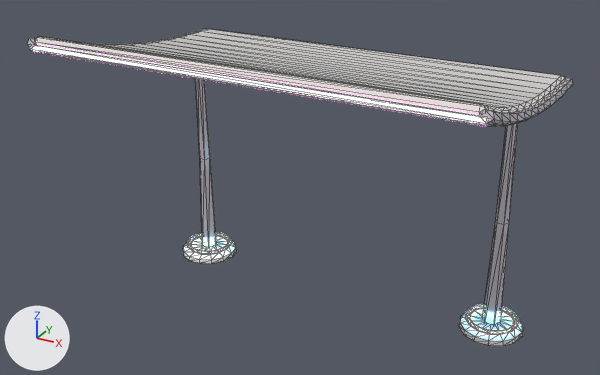
The glTF model public/assets/city/kit_y2k/canopy_curved.glb, before and after one commit.
Rendered twice from a 50 mm lens placed at (4.25, -7.91, 5.76), pointed at (-0.07, -0.06, 1.84). The axes (+X, +Y, +Z) are drawn at lower left. The lights are the same throughout. The older version comes first. Mesh edges are drawn as thin lines. Vertices at exactly the same position are counted once.

Names of what the first picture shows: 'canopy_curved'.
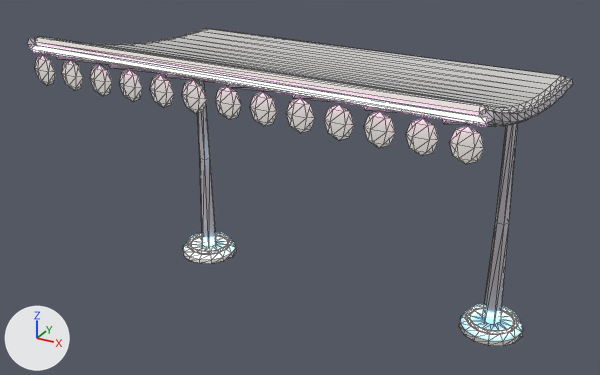
The change, as a list of edits to the scene's bpy script:
```text
Change me_canopy_curved:
    remove me_canopy_curved.from_pydata(...)  # 646 vertices, 1260 faces; spans x -2.56..2.56, y -1.64..1.6, z 0.0..3.67
    add me_canopy_curved.from_pydata(...)  # 1011 vertices, 1910 faces; spans x -2.56..2.56, y -1.64..1.6, z 0.0..3.67
    me_canopy_curved part 1: a new loose piece, a UV sphere (6 segments, 4 rings, poles along z) spanning x -2.5..-2.2, y -1.622..-1.578, z 3.15..3.49, in mat_accent (white #fffaf6)
    me_canopy_curved part 2: a new loose piece, a UV sphere (6 segments, 4 rings, poles along z) spanning x -1.717..-1.417, y -1.622..-1.578, z 3.15..3.49, in mat_accent (white #fffaf6)
    me_canopy_curved part 3: a new loose piece, a UV sphere (6 segments, 4 rings, poles along z) spanning x -0.933..-0.633, y -1.622..-1.578, z 3.15..3.49, in mat_accent (white #fffaf6)
    me_canopy_curved part 4: a new loose piece, a UV sphere (6 segments, 4 rings, poles along z) spanning x -0.15..0.15, y -1.622..-1.578, z 3.15..3.49, in mat_accent (white #fffaf6)
    me_canopy_curved part 5: a new loose piece, a UV sphere (6 segments, 4 rings, poles along z) spanning x 0.633..0.933, y -1.622..-1.578, z 3.15..3.49, in mat_accent (white #fffaf6)
    me_canopy_curved part 6: a new loose piece, a UV sphere (6 segments, 4 rings, poles along z) spanning x 1.417..1.717, y -1.622..-1.578, z 3.15..3.49, in mat_accent (white #fffaf6)
    me_canopy_curved part 7: a new loose piece, a UV sphere (6 segments, 4 rings, poles along z) spanning x 2.2..2.5, y -1.622..-1.578, z 3.15..3.49, in mat_accent (white #fffaf6)
    me_canopy_curved part 8: a new loose piece, a UV sphere (6 segments, 4 rings, poles along z) spanning x -2.108..-1.808, y -1.622..-1.578, z 3.15..3.49, in mat_white (white #fffaf6)
    me_canopy_curved part 9: a new loose piece, a UV sphere (6 segments, 4 rings, poles along z) spanning x -1.325..-1.025, y -1.622..-1.578, z 3.15..3.49, in mat_white (white #fffaf6)
    me_canopy_curved part 10: a new loose piece, a UV sphere (6 segments, 4 rings, poles along z) spanning x -0.542..-0.242, y -1.622..-1.578, z 3.15..3.49, in mat_white (white #fffaf6)
    me_canopy_curved part 11: a new loose piece, a UV sphere (6 segments, 4 rings, poles along z) spanning x 0.242..0.542, y -1.622..-1.578, z 3.15..3.49, in mat_white (white #fffaf6)
    me_canopy_curved part 12: a new loose piece, a UV sphere (6 segments, 4 rings, poles along z) spanning x 1.025..1.325, y -1.622..-1.578, z 3.15..3.49, in mat_white (white #fffaf6)
    me_canopy_curved part 13: a new loose piece, a UV sphere (6 segments, 4 rings, poles along z) spanning x 1.808..2.108, y -1.622..-1.578, z 3.15..3.49, in mat_white (white #fffaf6)
    me_canopy_curved part 14: a new loose piece of 15 vertices spanning x -2.16..-2.12, y -1.61..1.6, z 2.93..3.51, in mat_trim (white #f6f0fa)
    me_canopy_curved part 15: a new loose piece of 15 vertices spanning x -1.45..-1.41, y -1.61..1.6, z 2.93..3.51, in mat_trim (white #f6f0fa)
    me_canopy_curved part 16: a new loose piece of 15 vertices spanning x -0.74..-0.69, y -1.61..1.6, z 2.93..3.51, in mat_trim (white #f6f0fa)
    me_canopy_curved part 17: a new loose piece of 15 vertices spanning x -0.02..0.02, y -1.61..1.6, z 2.93..3.51, in mat_trim (white #f6f0fa)
    me_canopy_curved part 18: a new loose piece of 15 vertices spanning x 0.69..0.74, y -1.61..1.6, z 2.93..3.51, in mat_trim (white #f6f0fa)
    me_canopy_curved part 19: a new loose piece of 15 vertices spanning x 1.41..1.45, y -1.61..1.6, z 2.93..3.51, in mat_trim (white #f6f0fa)
    me_canopy_curved part 20: a new loose piece of 15 vertices spanning x 2.12..2.16, y -1.61..1.6, z 2.93..3.51, in mat_trim (white #f6f0fa)
```

Changed parts and their boxes [x1, y1, x2, y2] in the pictures (600 x 375 px):
part 1 of me_canopy_curved, added
    after: [35, 55, 55, 85]
part 2 of me_canopy_curved, added
    after: [90, 64, 112, 96]
part 3 of me_canopy_curved, added
    after: [150, 75, 174, 107]
part 4 of me_canopy_curved, added
    after: [215, 86, 241, 120]
part 5 of me_canopy_curved, added
    after: [286, 98, 315, 133]
part 6 of me_canopy_curved, added
    after: [364, 111, 396, 148]
part 7 of me_canopy_curved, added
    after: [450, 126, 484, 164]
part 8 of me_canopy_curved, added
    after: [62, 60, 83, 91]
part 9 of me_canopy_curved, added
    after: [119, 69, 143, 102]
part 10 of me_canopy_curved, added
    after: [182, 80, 207, 113]
part 11 of me_canopy_curved, added
    after: [250, 92, 277, 126]
part 12 of me_canopy_curved, added
    after: [324, 104, 354, 140]
part 13 of me_canopy_curved, added
    after: [406, 118, 439, 156]
part 14 of me_canopy_curved, added (mostly hidden)
    after: [56, 55, 109, 65]
part 15 of me_canopy_curved, added (mostly hidden)
    after: [109, 64, 160, 73]
part 16 of me_canopy_curved, added (mostly hidden)
    after: [165, 73, 214, 82]
part 17 of me_canopy_curved, added (mostly hidden)
    after: [226, 83, 272, 92]
part 18 of me_canopy_curved, added (mostly hidden)
    after: [292, 94, 335, 102]
part 19 of me_canopy_curved, added (mostly hidden)
    after: [364, 106, 402, 113]
part 20 of me_canopy_curved, added (mostly hidden)
    after: [442, 119, 473, 125]
